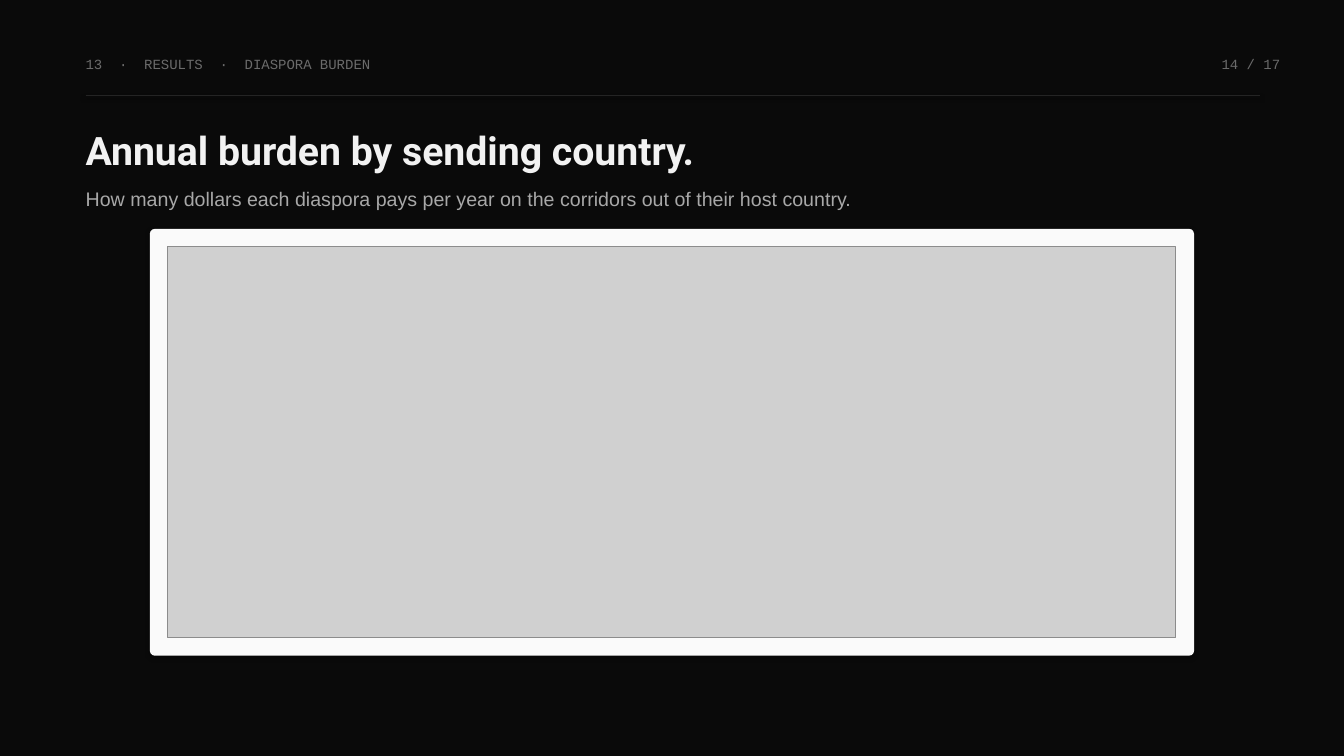
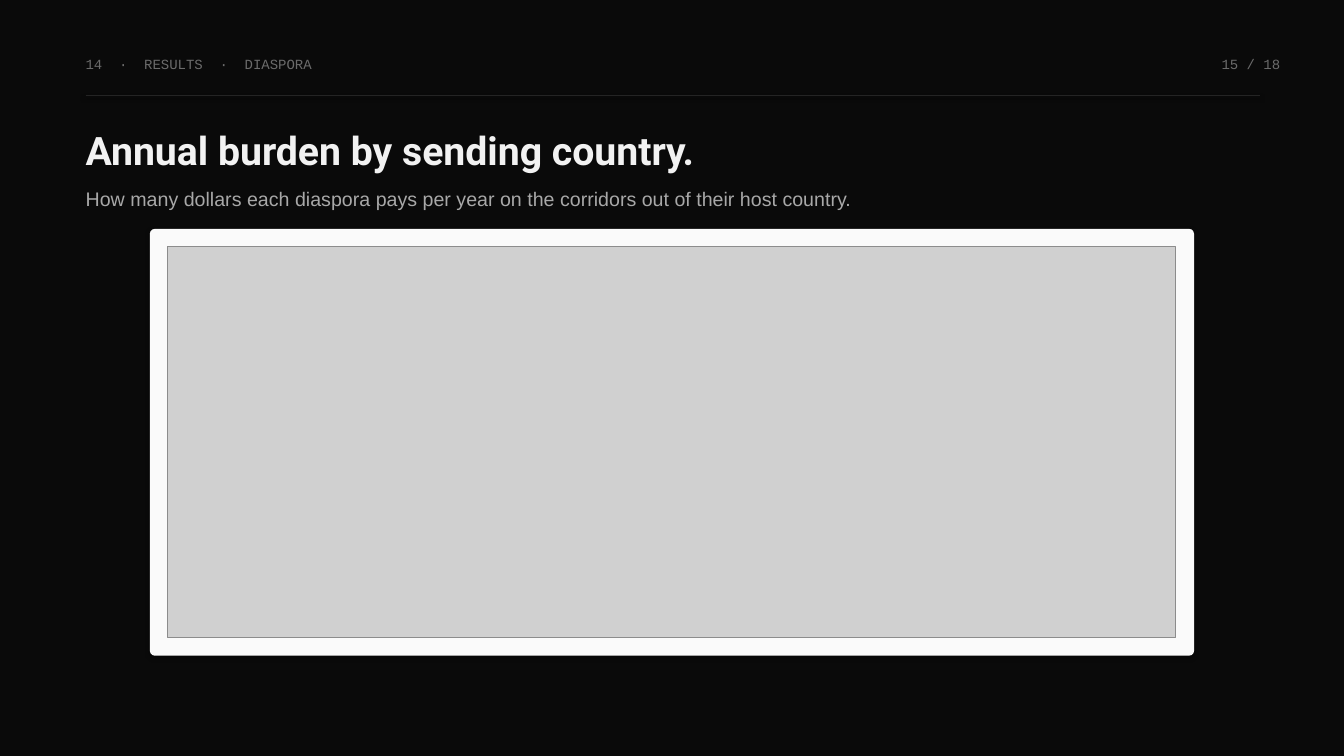
Before and after one commit to ronitdhansoia/fds, a slide deck: slide 15 of report/MigrantMoney_Presentation.pptx (slide 14 before the commit). Drawn at 1344x756 pixels with LibreOffice and Linux fonts; fonts in the diff are those of the drawing; grey boxes stand for pictures. Boxes give left, top, right and bottom in pixels: in the first picture for what was removed or moved away, otherwise in the second. Text is boxed around its words. In the diff, an @@ line names an element or a change of style, - is before the commit and + after.

```diff
--- a/report/MigrantMoney_Presentation.pptx
+++ b/report/MigrantMoney_Presentation.pptx
@@ text at box(86, 60, 312, 69): text changed @@
-13 · RESULTS · DIASPORA BURDEN
+14 · RESULTS · DIASPORA
@@ text at box(1222, 60, 1280, 69): text changed @@
-14 / 17
+15 / 18
```
Also in this commit, not shown: 14 other slides changed, 3 slides added, 2 slides removed, 1 other file.
